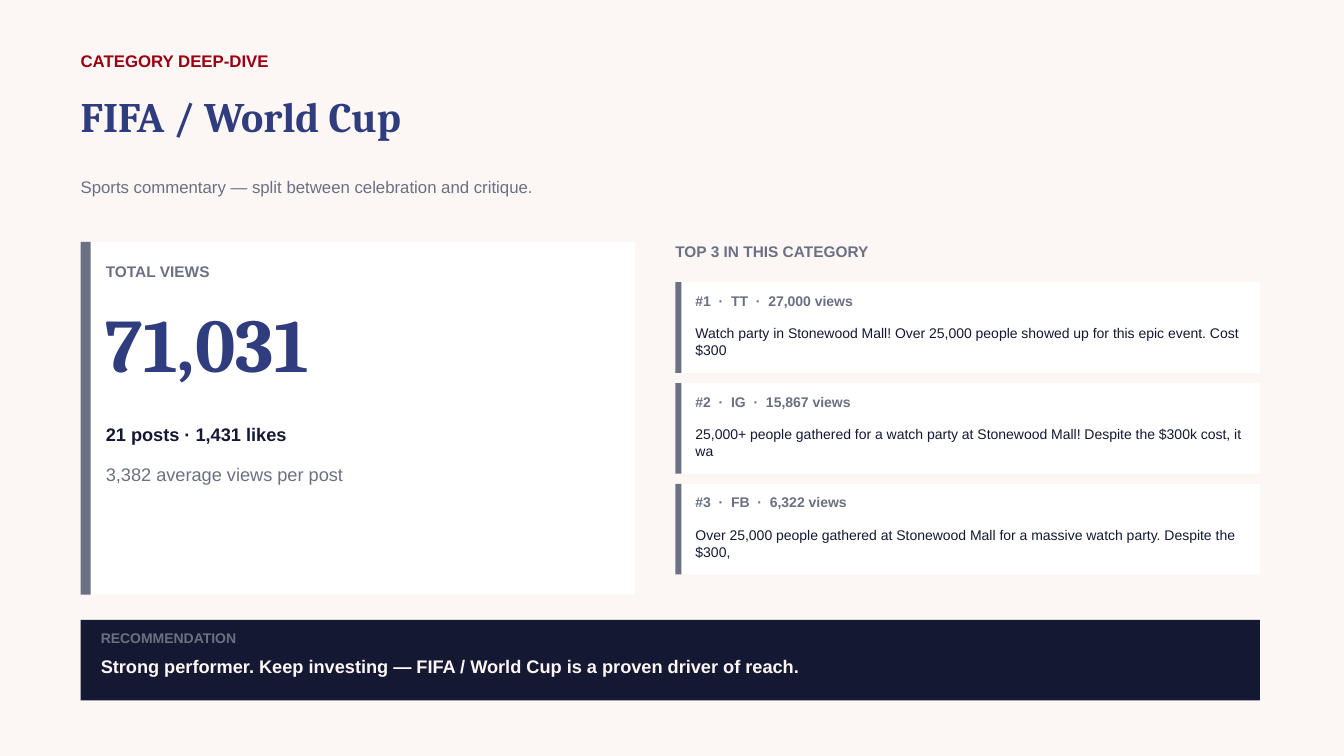
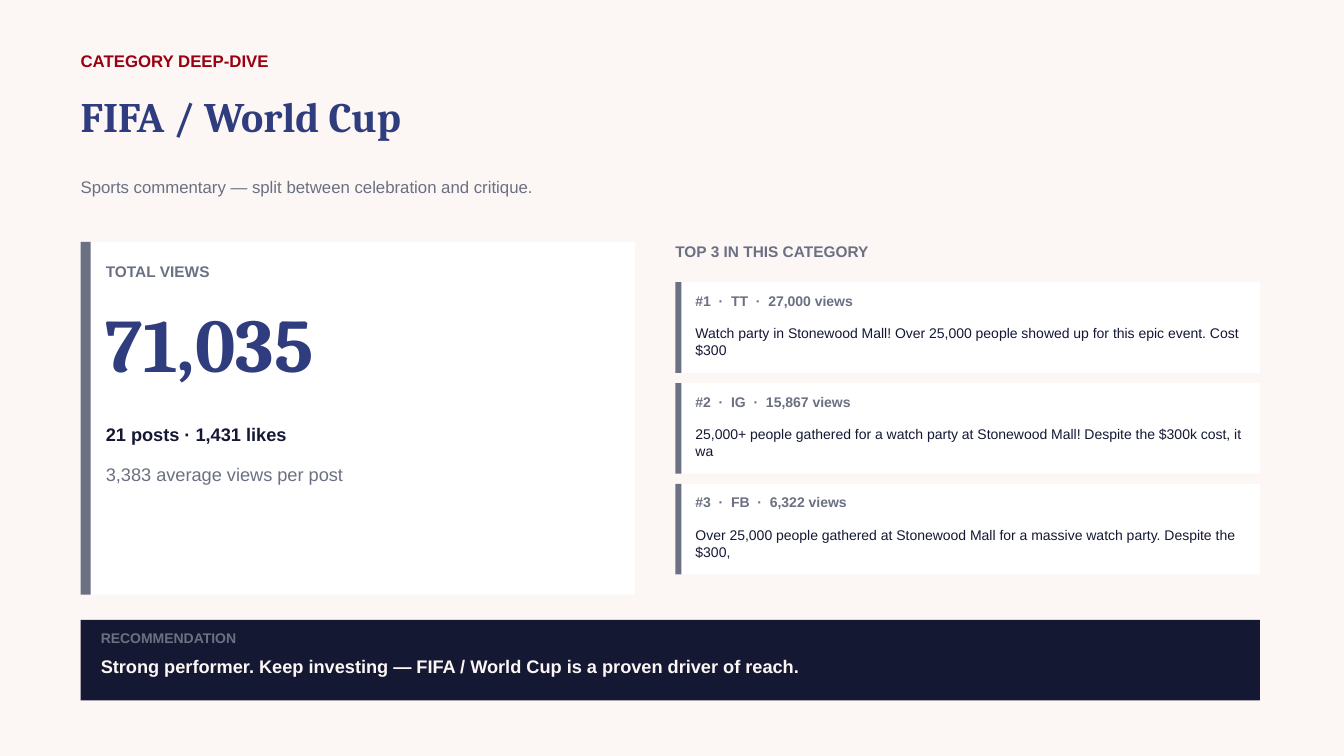
Before and after one commit to zvmmer/talking-downey-kpis, a slide deck: slide 3 of SPONSOR_CONTENT_REPORT.pptx. Drawn at 1344x756 pixels with LibreOffice and Linux fonts; fonts in the diff are those of the drawing. Boxes give left, top, right and bottom in pixels: in the first picture for what was removed or moved away, otherwise in the second. Text is boxed around its words. In the diff, an @@ line names an element or a change of style, - is before the commit and + after.

```diff
--- a/SPONSOR_CONTENT_REPORT.pptx
+++ b/SPONSOR_CONTENT_REPORT.pptx
@@ text at bbox=[106, 320, 314, 383]: text changed @@
-71,031
+71,035
@@ text at bbox=[106, 468, 343, 485]: text changed @@
-3,382 average views per post
+3,383 average views per post
```
Also in this commit, not shown: 8 other slides changed, 6 other files.
